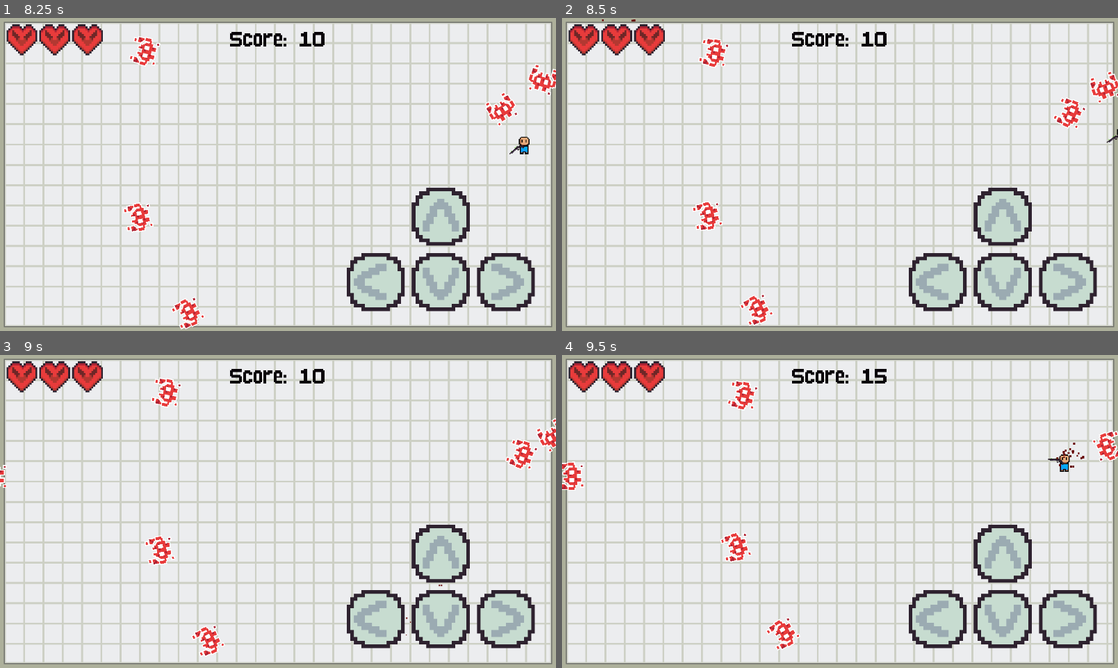
Above: before the commit, frames 1-4 (two rows, left to right).
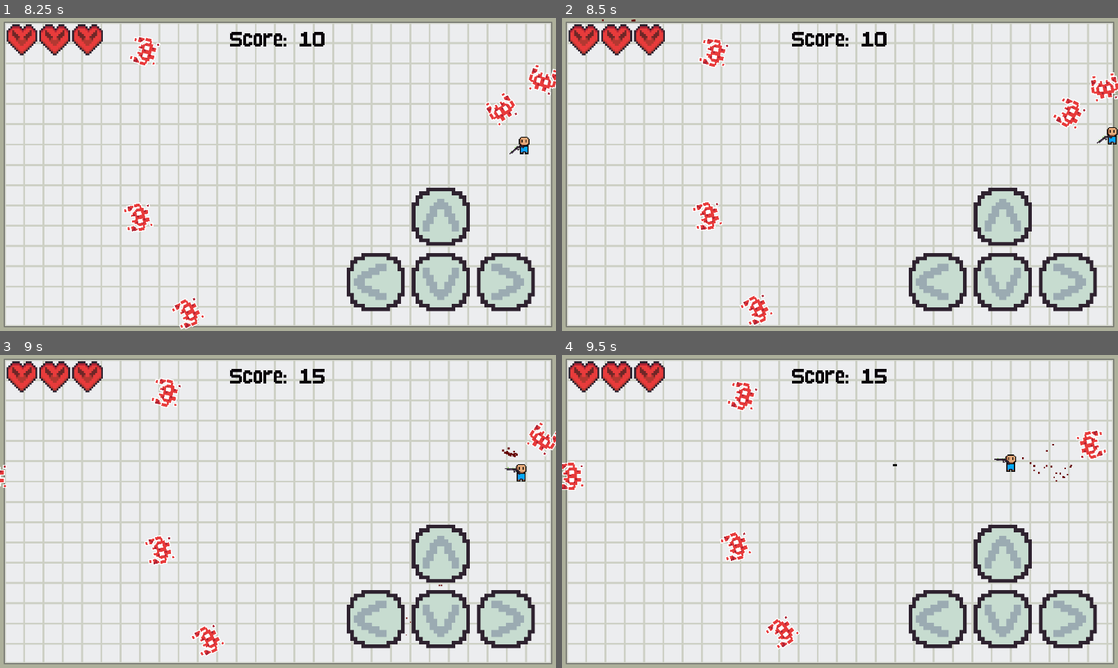
Above: after the commit, the same moments.

Repository: TagerTi/mood-games
Game: Godot game, scene res://Scenes/game.tscn
Same seed, same stepped clock (60 frames per second), same inputs: the game is played once before the commit and once after it.
Inputs (mouse positions are in pixels of both pictures, inside the frame that each line leads up to):
- Up to frame 1 (8.25 s): click (139, 174) at 0.5 s; click (278, 155) at 1.25 s; click (439, 280) at 2 s; click (439, 218) at 2.75 s; click (505, 280) at 3.5 s; click (378, 280) at 4.25 s; move the mouse to (400, 158) at 5.02 s; hold Q (p) 5.03-5.78 s; hold D (move_right) 5.03-6.53 s; tap W (move_up) at 5.27, 6.02, 7.52 s; tap E (s) at 5.3, 5.85, 6.8, 7.35 s; move the mouse to (166, 190) at 5.77 s; tap Q (p) at 6.05, 7.55 s; move the mouse to (333, 105) at 6.52 s; hold A (move_left) 6.53-7.28 s; hold Q (p) 6.53-7.28 s; move the mouse to (250, 237) at 7.27 s; hold D (move_right) from 7.28 s (still down); move the mouse to (444, 221) at 8.02 s; hold Q (p) from 8.03 s (still down)
- Up to frame 2 (8.5 s): keep holding D (move_right); keep holding Q (p); tap W (move_up) at 8.27 s; tap E (s) at 8.3 s
- Up to frame 3 (9 s): move the mouse to (111, 464) at 8.77 s; release D (move_right) at 8.78 s; release Q (p) at 8.78 s; hold A (move_left) from 8.78 s (still down); tap E (s) at 8.85 s
- Up to frame 4 (9.5 s): keep holding A (move_left); tap W (move_up) at 9.02 s; tap Q (p) at 9.05 s

Frame 1 is identical in both runs. In frame 2, 0.5% of the frame differs, in the area x 23-100%, y 6-99%; in frame 3, 0.9%; in frame 4, 1.2%, in the area x 0-100%, y 8-95%.

Commit message:
bug player can't go outside

Diff:
--- a/PlayerData/lev_player.gd
+++ b/PlayerData/lev_player.gd
@@ -17,6 +17,8 @@
 	pass
 
 func _process(delta: float) -> void:
+
+
 
 	# var dirx = Input.get_axis("move_left","move_right")
 	# var diry = Input.get_axis("move_up","move_down")
--- a/PlayerData/lev_player.tscn
+++ b/PlayerData/lev_player.tscn
@@ -1,9 +1,12 @@
-[gd_scene load_steps=6 format=3 uid="uid://cexlb7opg3llh"]
+[gd_scene load_steps=7 format=3 uid="uid://cexlb7opg3llh"]
 
 [ext_resource type="Script" uid="uid://bn57m3clln2a7" path="res://PlayerData/lev_player.gd" id="1_s41u3"]
 [ext_resource type="Texture2D" uid="uid://dk1iwxc7cfd66" path="res://Assets/Entities/PlayerIdle.png" id="1_vpin6"]
 [ext_resource type="Texture2D" uid="uid://csy30obtcn2bt" path="res://Assets/Entities/Gun.png" id="2_s41u3"]
 [ext_resource type="PackedScene" uid="uid://ko7uwc0hxdjs" path="res://PlayerData/ui.tscn" id="4_2u2r6"]
+
+[sub_resource type="RectangleShape2D" id="RectangleShape2D_2u2r6"]
+size = Vector2(10, 18)
 
 [sub_resource type="RectangleShape2D" id="RectangleShape2D_mr6b4"]
 size = Vector2(11, 18)
@@ -16,6 +19,7 @@
 texture = ExtResource("1_vpin6")
 
 [node name="Hitbox" type="CollisionShape2D" parent="."]
+shape = SubResource("RectangleShape2D_2u2r6")
 
 [node name="GunAnchor" type="Node2D" parent="."]
 
--- a/Scenes/bug_game.tscn
+++ b/Scenes/bug_game.tscn
@@ -23,24 +23,25 @@
 
 [node name="LevPlayer" parent="." instance=ExtResource("2_7qork")]
 position = Vector2(288, 162)
+motion_mode = 0
 
 [node name="GroundTemp" type="StaticBody2D" parent="."]
 position = Vector2(1, 217)
 
 [node name="HitboxDown" type="CollisionShape2D" parent="GroundTemp"]
-position = Vector2(288, 116)
+position = Vector2(288, 115)
 shape = SubResource("RectangleShape2D_r60nn")
 
 [node name="HitboxUp" type="CollisionShape2D" parent="GroundTemp"]
-position = Vector2(292, -228)
+position = Vector2(292, -226)
 shape = SubResource("RectangleShape2D_r60nn")
 
 [node name="HitboxLeft" type="CollisionShape2D" parent="GroundTemp"]
-position = Vector2(-11, -53.5)
+position = Vector2(-10, -53.5)
 shape = SubResource("RectangleShape2D_ryiwa")
 
 [node name="HitboxRight" type="CollisionShape2D" parent="GroundTemp"]
-position = Vector2(585, -55)
+position = Vector2(584, -55)
 shape = SubResource("RectangleShape2D_ryiwa")
 
 [node name="Bugs" type="Node2D" parent="."]
Not shown, changed: website/index.html
Not shown, changed: website/index.pck
